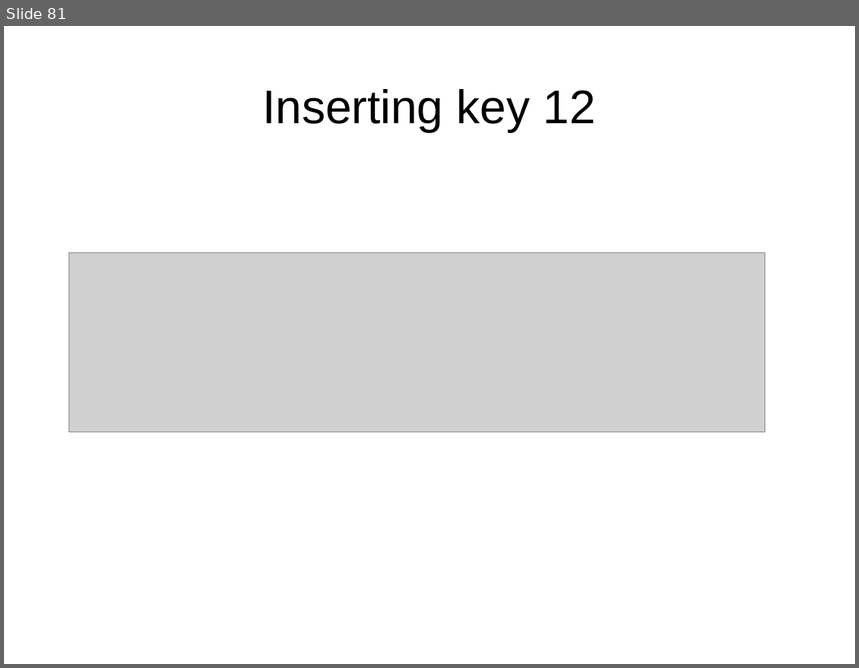
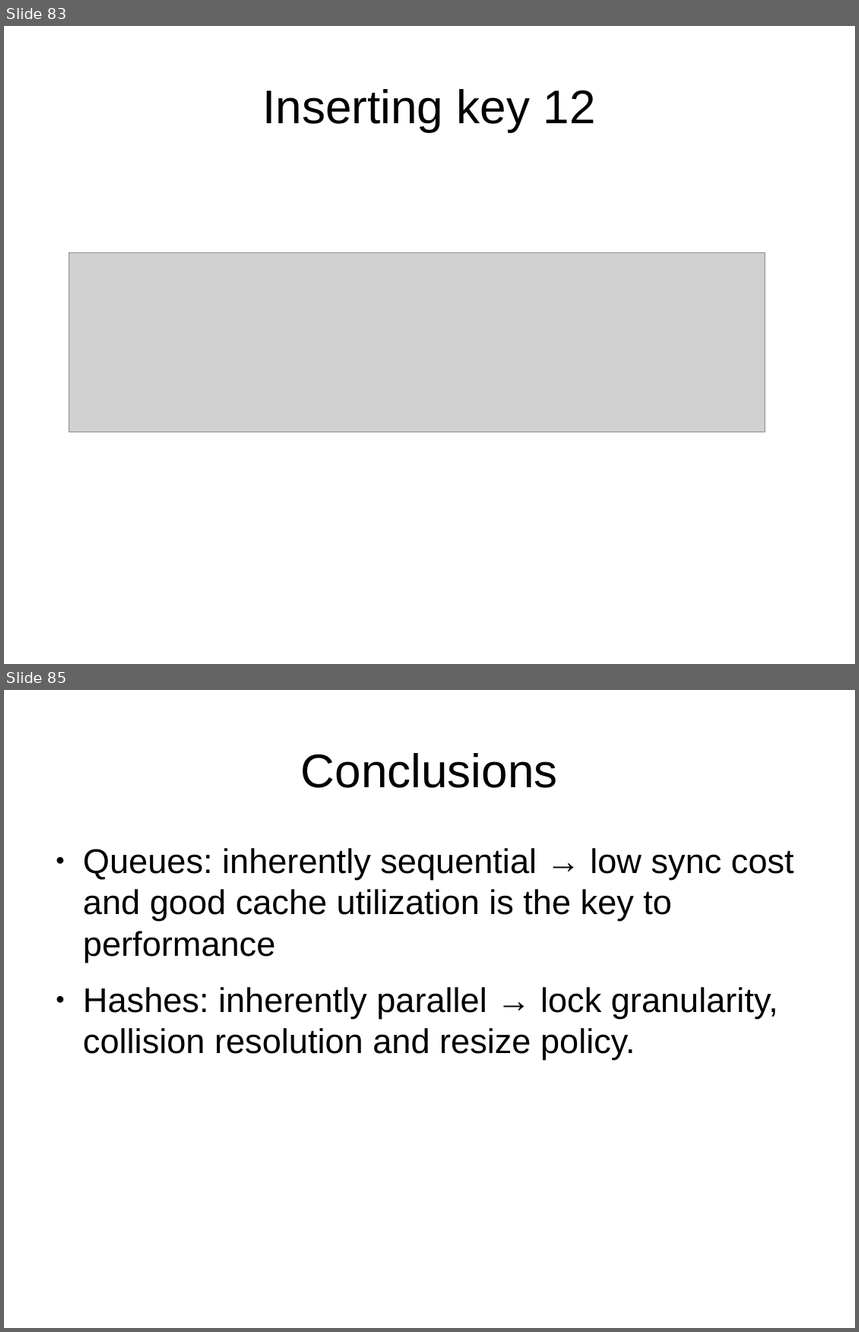
Before and after one commit to mpastyl/my_thesis, a slide deck: presentation.odp. Shown one above the other, each under a label of ours: slide 81 before the commit, slides 83 and 85 after it; the slides between them are not shown. The pictures are 859x668 and 859x1332 pixels, drawn with LibreOffice and Linux fonts; fonts in the diff are those of the drawing; grey boxes stand for pictures. Boxes give left, top, right and bottom in pixels: in the first picture for what was removed or moved away, otherwise in the second. Text is boxed around its words. In the diff, an @@ line names an element or a change of style, - is before the commit and + after.

```diff
--- a/presentation.odp
+++ b/presentation.odp
@@ slide 85 added at (4,690,855,1328), background #FFFFFF @@
@@ title added at (301,753,558,788), 44 pt, text #000000 @@
+Conclusions
@@ text added at (83,848,794,1060), 32 pt, text #000000 @@
+● Queues: inherently sequential → low sync cost and good cache utilization is the key to performance
+● Hashes: inherently parallel → lock granularity, collision resolution and resize policy.
@@ what was slide 81 is now slide 83 @@
```
Also in this commit, not shown: 8 slides changed, 3 other slides added, 4 other files.
